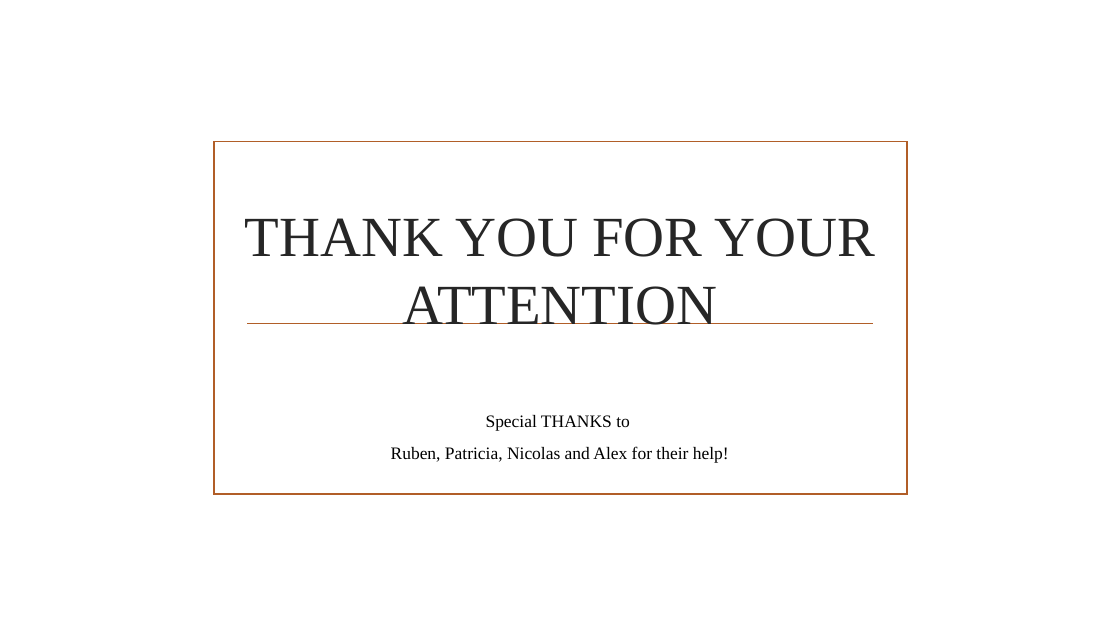
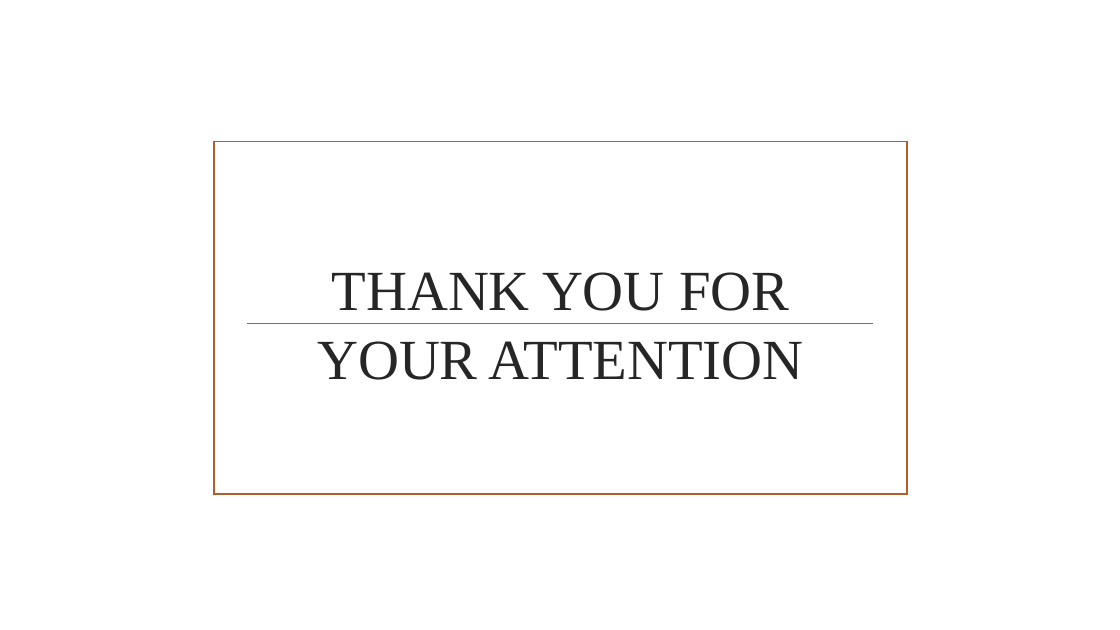
Before and after one commit to Niteh0wk/TheTalesOfGodric, a slide deck: slide 10 of TheTalesOfGodric.pptx. Drawn at 1120x630 pixels with LibreOffice and Linux fonts; fonts in the diff are those of the drawing; background and template pictures are left out. Boxes give left, top, right and bottom in pixels: in the first picture for what was removed or moved away, otherwise in the second. Text is boxed around its words. In the diff, an @@ line names an element or a change of style, - is before the commit and + after.

```diff
--- a/TheTalesOfGodric.pptx
+++ b/TheTalesOfGodric.pptx
@@ title "THANK YOU FOR YOUR ATTENTION" rewrapped from box(245, 218, 876, 325) to box(317, 272, 804, 380) @@
@@ subtitle removed at box(391, 415, 729, 463) @@
-Special THANKS to
-Ruben, Patricia, Nicolas and Alex for their help!
```
Also in this commit, not shown: 4 other slides changed, 3 other files.
